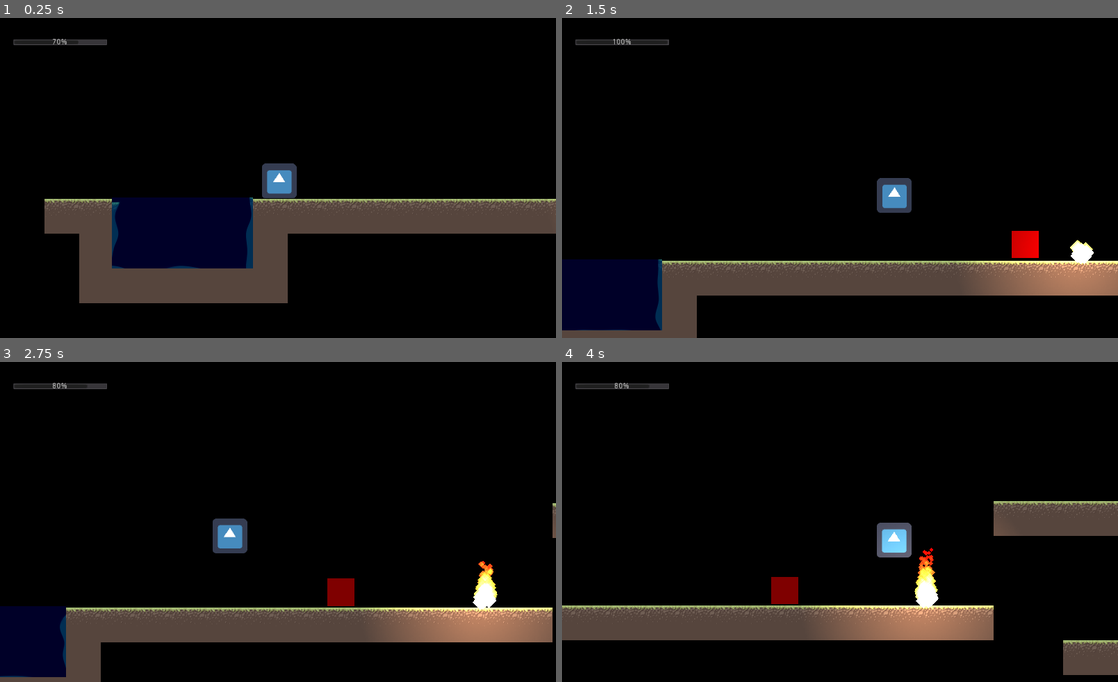
Above: before the commit, frames 1-4 (two rows, left to right).
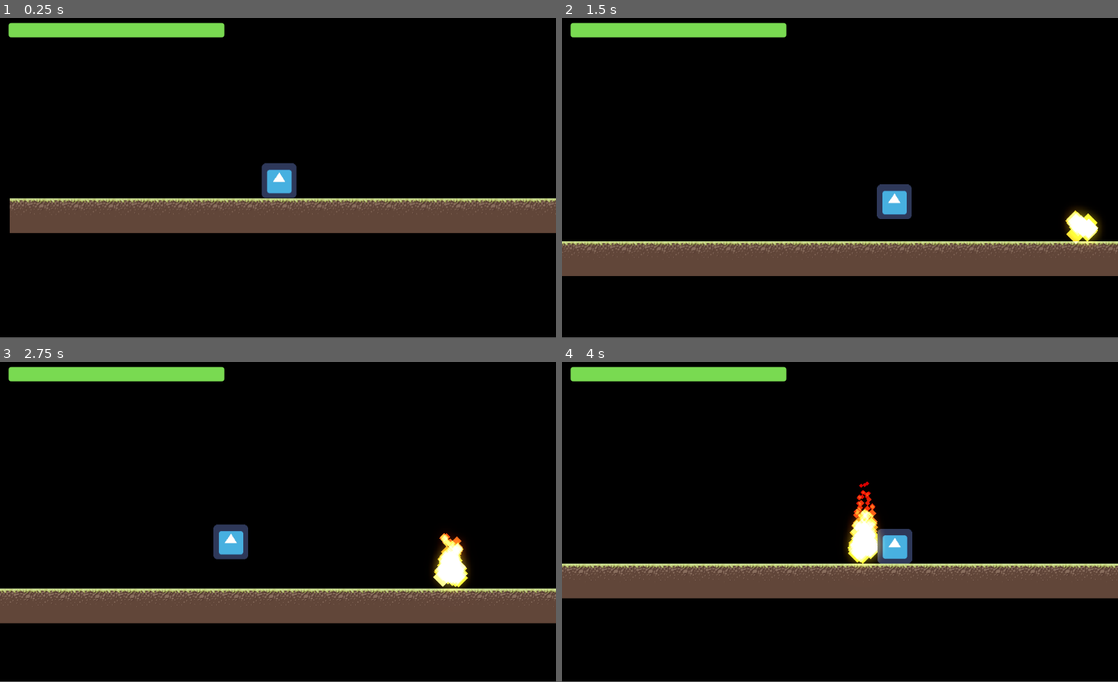
Above: after the commit, the same moments.

Repository: projectbulldog/deusvult
Game: Godot game, scene res://World.tscn
Same seed, same stepped clock (60 frames per second), same inputs: the game is played once before the commit and once after it. The engine's default icon, where the game draws it, is replaced by a stand-in: a white triangle on a blue panel in a dark square.
Inputs:
- Up to frame 1 (0.25 s): no input
- Up to frame 2 (1.5 s): hold Space 0.53-1.28 s; hold D from 0.53 s (still down); tap E at 1.35 s
- Up to frame 3 (2.75 s): tap Space at 1.52, 1.55, 1.82, 2.3 s; release D at 2.03 s; hold A from 2.03 s (still down); hold Q from 2.03 s (still down)
- Up to frame 4 (4 s): release A at 2.78 s; release Q at 2.78 s; hold D from 2.78 s (still down); tap Space at 2.85, 3.02, 3.32, 3.77, 3.8 s; hold E from 3.53 s (still down)
In our replay, the window is 800x469 before the commit and 800x468 after it. These sizes can differ from the game's own. Grey fills any space a smaller window leaves; there, only what the larger window draws over its background counts as a difference.

The runs differ from the first frame. In frame 1, 15% of the frame differs, in the area x 1-100%, y 1-90%; in frame 2, 22%; in frame 3, 21%; in frame 4, 27%, in the area x 0-100%, y 1-98%.

Commit message:
particles

Diff:
--- a/testprojekt/Interface.gd
+++ b/testprojekt/Interface.gd
@@ -1,5 +1,5 @@
 extends CanvasLayer
 
 func _on_StateManager_on_health_changed(health):
-	$Tween.interpolate_property($ProgressBar, "value", $ProgressBar.value, health, 0.5, Tween.TRANS_SINE, Tween.EASE_OUT)
+	$Tween.interpolate_property($ProgressBar, "value", $ProgressBar.value, health, 0.2, Tween.TRANS_SINE, Tween.EASE_OUT)
 	$Tween.start()
--- a/testprojekt/Scripts/Player.gd
+++ b/testprojekt/Scripts/Player.gd
@@ -2,6 +2,7 @@
 
 const GRAVITY = 981
 const WALK_SPEED = 400
+const JUMP_SPEED = -500
 
 var velocity = Vector2()
 
@@ -15,9 +16,8 @@
 		velocity.x = -WALK_SPEED
 	if Input.is_key_pressed(KEY_D):
 		velocity.x = WALK_SPEED
-
 	if (Input.is_key_pressed(KEY_SPACE) && is_on_floor()):
-		velocity.y = -550
+		velocity.y = JUMP_SPEED
 	if (is_on_ceiling()):
 		velocity.y = delta * GRAVITY
 
--- a/testprojekt/World.tscn
+++ b/testprojekt/World.tscn
@@ -5,38 +5,42 @@
 [ext_resource path="res://Sprites/icon.png" type="Texture" id=3]
 [ext_resource path="res://StateManager.gd" type="Script" id=4]
 [ext_resource path="res://tileset.tres" type="TileSet" id=5]
-[ext_resource path="res://Shaders/Water.shader" type="Shader" id=6]
-[ext_resource path="res://Sprites/Unbenannt.png" type="Texture" id=7]
-[ext_resource path="res://Scripts/Enemy.gd" type="Script" id=8]
-[ext_resource path="res://Sprites/spriteColor.png" type="Texture" id=9]
+[ext_resource path="res://Sprites/Unbenannt.png" type="Texture" id=6]
+[ext_resource path="res://Scripts/Enemy.gd" type="Script" id=7]
+[ext_resource path="res://Sprites/spriteColor.png" type="Texture" id=8]
+[ext_resource path="res://default_env.tres" type="Environment" id=9]
 
-[sub_resource type="CanvasItemMaterial" id=1]
+[sub_resource type="StyleBoxFlat" id=1]
+bg_color = Color( 0.478431, 0.858824, 0.321569, 1 )
+corner_radius_top_left = 5
+corner_radius_top_right = 5
+corner_radius_bottom_right = 5
+corner_radius_bottom_left = 5
 
-[sub_resource type="RectangleShape2D" id=2]
+[sub_resource type="StyleBoxEmpty" id=2]
+
+[sub_resource type="RectangleShape2D" id=4]
 extents = Vector2( 32, 32 )
 
-[sub_resource type="ShaderMaterial" id=3]
-shader = ExtResource( 6 )
-shader_param/tint = Color( 0.0509804, 0.384314, 0.627451, 1 )
+[sub_resource type="CanvasItemMaterial" id=13]
+blend_mode = 1
 
-[sub_resource type="ShaderMaterial" id=4]
+[sub_resource type="Gradient" id=6]
+offsets = PoolRealArray( 0, 0.573298, 1 )
+colors = PoolColorArray( 0.853516, 0.667695, 0.227592, 1, 0.810701, 0.39164, 0.164438, 1, 0.699219, 0, 0, 1 )
 
-[sub_resource type="Gradient" id=5]
-offsets = PoolRealArray( 0, 0.180921, 1 )
-colors = PoolColorArray( 1, 1, 1, 1, 0.853516, 0.667695, 0.227592, 1, 0.699219, 0, 0, 1 )
+[sub_resource type="GradientTexture" id=7]
+gradient = SubResource( 6 )
 
-[sub_resource type="GradientTexture" id=6]
-gradient = SubResource( 5 )
+[sub_resource type="Curve" id=8]
+_data = [ Vector2( 0, 1 ), 0.0, 0.0, 0, 0, Vector2( 1, 0.2096 ), 0.0, 0.0, 0, 0 ]
 
-[sub_resource type="Curve" id=7]
-_data = [ Vector2( 0, 0.7904 ), 0.0, 0.0, 0, 0, Vector2( 1, 0.2096 ), 0.0, 0.0, 0, 0 ]
+[sub_resource type="CurveTexture" id=9]
+curve = SubResource( 8 )
 
-[sub_resource type="CurveTexture" id=8]
-curve = SubResource( 7 )
-
-[sub_resource type="ParticlesMaterial" id=9]
+[sub_resource type="ParticlesMaterial" id=10]
 emission_shape = 2
-emission_box_extents = Vector3( 5, 10, 1 )
+emission_box_extents = Vector3( 10, 15, 1 )
 flag_disable_z = true
 spread = 0.0
 gravity = Vector3( 0, 0, 0 )
@@ -74,22 +78,24 @@
 script = ExtResource( 2 )
 
 [node name="ProgressBar" type="ProgressBar" parent="Player/Camera2D/Interface"]
-margin_left = 23.0001
-margin_top = 49.0001
-margin_right = 199.0
-margin_bottom = 63.0001
+margin_left = 16.0
+margin_top = 21.0
+margin_right = 413.0
+margin_bottom = 47.0
+custom_styles/fg = SubResource( 1 )
+custom_styles/bg = SubResource( 2 )
+custom_colors/font_color = Color( 0, 0, 0, 0 )
 
 [node name="Tween" type="Tween" parent="Player/Camera2D/Interface"]
 
 [node name="Sprite" type="Sprite" parent="Player"]
-material = SubResource( 1 )
 z_as_relative = false
 texture = ExtResource( 3 )
 
 [node name="CollisionShape2D" type="CollisionShape2D" parent="Player"]
 z_index = -1
 z_as_relative = false
-shape = SubResource( 2 )
+shape = SubResource( 4 )
 
 [node name="StateManager" type="Node" parent="Player"]
 script = ExtResource( 4 )
@@ -100,51 +106,48 @@
 tile_set = ExtResource( 5 )
 cell_clip_uv = true
 format = 1
-tile_data = PoolIntArray( 327699, 0, 0, 327700, 0, 0, 327701, 0, 0, 327702, 0, 0, 458778, 0, 0, 458779, 0, 0, 458780, 0, 0, 458781, 0, 0, 589823, 0, 0, 524288, 0, 0, 524293, 0, 0, 524294, 0, 0, 524295, 0, 0, 524296, 0, 0, 524297, 0, 0, 524298, 0, 0, 524299, 0, 0, 524300, 0, 0, 524301, 0, 0, 524302, 0, 0, 524303, 0, 0, 524304, 0, 0, 524305, 0, 0, 524306, 0, 0, 589824, 1, 0, 589829, 1, 0, 589845, 0, 0, 589846, 0, 0, 589847, 0, 0, 589848, 0, 0, 655360, 1, 0, 655361, 1, 0, 655362, 1, 0, 655363, 1, 0, 655364, 1, 0, 655365, 1, 0 )
-
-[node name="Water_Example" type="Sprite" parent="."]
-material = SubResource( 3 )
-position = Vector2( 190, 575 )
-scale = Vector2( 4.0625, 2.03125 )
-texture = ExtResource( 3 )
+tile_data = PoolIntArray( 589822, 0, 0, 589823, 0, 0, 524288, 0, 0, 524289, 0, 0, 524290, 0, 0, 524291, 0, 0, 524292, 0, 0, 524293, 0, 0, 524294, 0, 0, 524295, 0, 0, 524296, 0, 0, 524297, 0, 0, 524298, 0, 0, 524299, 0, 0, 524300, 0, 0, 524301, 0, 0, 524302, 0, 0, 524303, 0, 0, 524304, 0, 0, 524305, 0, 0, 524306, 0, 0, 524307, 0, 0, 524308, 0, 0, 524309, 0, 0, 524310, 0, 0, 524311, 0, 0, 524312, 0, 0, 524313, 0, 0, 524314, 0, 0, 524315, 0, 0, 524316, 0, 0, 524317, 0, 0, 524318, 0, 0, 524319, 0, 0, 524320, 0, 0, 524321, 0, 0, 524322, 0, 0, 524323, 0, 0, 524324, 0, 0 )
 
 [node name="Fire_Example" type="Particles2D" parent="."]
-material = SubResource( 4 )
-position = Vector2( 1092.35, 501.774 )
+material = SubResource( 13 )
+position = Vector2( 1092.35, 489.774 )
 rotation = -1.5708
 z_index = -2
 z_as_relative = false
-amount = 100
-lifetime = 2.0
-process_material = SubResource( 9 )
+amount = 90
+lifetime = 2.5
+process_material = SubResource( 10 )
 
 [node name="Light2D" type="Light2D" parent="Fire_Example"]
-texture = ExtResource( 7 )
-texture_scale = 2.0
+visible = false
+texture = ExtResource( 6 )
+texture_scale = 4.0
 color = Color( 0.960784, 0.705882, 0.478431, 1 )
-energy = 1.2
-
-[node name="CanvasModulate" type="CanvasModulate" parent="."]
+energy = 0.8
+shadow_enabled = true
+shadow_color = Color( 0.917647, 0.6, 0.6, 0 )
 
 [node name="ENEMY" type="KinematicBody2D" parent="."]
-position = Vector2( 1007.35, 436.285 )
+editor/display_folded = true
+position = Vector2( 2172.96, 480.175 )
 scale = Vector2( 0.5, 0.5 )
-script = ExtResource( 8 )
+script = ExtResource( 7 )
 
 [node name="Sprite" type="Sprite" parent="ENEMY"]
-texture = ExtResource( 9 )
+texture = ExtResource( 8 )
 
 [node name="Enemy_Box" type="CollisionShape2D" parent="ENEMY"]
 scale = Vector2( 5, 5 )
-shape = SubResource( 10 )
+shape = SubResource( 11 )
 
 [node name="Area2D" type="Area2D" parent="ENEMY"]
 
 [node name="Detection_Box" type="CollisionShape2D" parent="ENEMY/Area2D"]
 scale = Vector2( 2, 2 )
-shape = SubResource( 11 )
+shape = SubResource( 12 )
 
-[node name="Navigation2D" type="Navigation2D" parent="."]
+[node name="WorldEnvironment" type="WorldEnvironment" parent="."]
+environment = ExtResource( 9 )
 
 [connection signal="on_health_changed" from="Player/StateManager" to="Player/Camera2D/Interface" method="_on_StateManager_on_health_changed"]
 [connection signal="body_entered" from="ENEMY/Area2D" to="ENEMY" method="_on_Area2D_body_entered"]
--- a/testprojekt/default_env.tres
+++ b/testprojekt/default_env.tres
@@ -3,5 +3,10 @@
 [sub_resource type="ProceduralSky" id=1]
 
 [resource]
-background_mode = 2
+background_mode = 4
 background_sky = SubResource( 1 )
+tonemap_mode = 3
+glow_enabled = true
+glow_intensity = 0.6
+glow_strength = 0.5
+glow_blend_mode = 0
--- a/testprojekt/project.godot
+++ b/testprojekt/project.godot
@@ -22,8 +22,7 @@
 [display]
 
 window/vsync/use_vsync=false
-window/stretch/mode="2d"
-window/stretch/aspect="expand"
+window/stretch/aspect="keep"
 
 [rendering]
 
--- a/testprojekt/tileset.tres
+++ b/testprojekt/tileset.tres
@@ -6,6 +6,8 @@
 [sub_resource type="RectangleShape2D" id=1]
 
 [sub_resource type="NavigationPolygon" id=2]
+
+[sub_resource type="RectangleShape2D" id=3]
 
 [resource]
 0/name = "Sprite"
@@ -41,3 +43,45 @@
 "shape_transform": Transform2D( 3.2, 0, 0, 3.2, 32, 32 )
 } ]
 1/z_index = 0
+2/name = "dirt_block"
+2/texture = ExtResource( 2 )
+2/tex_offset = Vector2( 0, 0 )
+2/modulate = Color( 1, 1, 1, 1 )
+2/region = Rect2( 0, 0, 64, 64 )
+2/tile_mode = 0
+2/occluder_offset = Vector2( 32, 32 )
+2/navigation_offset = Vector2( 32, 32 )
+2/shapes = [ {
+"autotile_coord": Vector2( 0, 0 ),
+"one_way": false,
+"one_way_margin": 1.0,
+"shape": SubResource( 3 ),
+"shape_transform": Transform2D( 3.2, 0, 0, 3.2, 32, 32 )
+} ]
+2/z_index = 0
+3/name = "grass_block"
+3/texture = ExtResource( 1 )
+3/tex_offset = Vector2( 0, 0 )
+3/modulate = Color( 1, 1, 1, 1 )
+3/region = Rect2( 0, 0, 64, 64 )
+3/tile_mode = 0
+3/occluder_offset = Vector2( 32, 32 )
+3/navigation_offset = Vector2( 32, 32 )
+3/shapes = [ {
+"autotile_coord": Vector2( 0, 0 ),
+"one_way": false,
+"one_way_margin": 1.0,
+"shape": SubResource( 3 ),
+"shape_transform": Transform2D( 3.2, 0, 0, 3.2, 32, 32 )
+} ]
+3/z_index = 0
+4/name = "dirt_background"
+4/texture = ExtResource( 2 )
+4/tex_offset = Vector2( 0, 0 )
+4/modulate = Color( 0.298039, 0.227451, 0.227451, 1 )
+4/region = Rect2( 0, 0, 64, 64 )
+4/tile_mode = 0
+4/occluder_offset = Vector2( 32, 32 )
+4/navigation_offset = Vector2( 32, 32 )
+4/shapes = [  ]
+4/z_index = 0
--- a/testprojekt/tileset.tscn
+++ b/testprojekt/tileset.tscn
@@ -3,25 +3,30 @@
 [ext_resource path="res://Sprites/dirt.png" type="Texture" id=1]
 [ext_resource path="res://Sprites/grass.png" type="Texture" id=2]
 
-[sub_resource type="RectangleShape2D" id=1]
+[sub_resource type="RectangleShape2D" id=3]
 
 [node name="Node" type="Node"]
 
-[node name="Sprite2" type="Sprite" parent="."]
+[node name="dirt_block" type="Sprite" parent="."]
 position = Vector2( 102.123, 0 )
 texture = ExtResource( 1 )
 
-[node name="KinematicBody2D" type="StaticBody2D" parent="Sprite2"]
+[node name="KinematicBody2D" type="StaticBody2D" parent="dirt_block"]
 scale = Vector2( 3.2, 3.2 )
 
-[node name="CollisionShape2D" type="CollisionShape2D" parent="Sprite2/KinematicBody2D"]
-shape = SubResource( 1 )
+[node name="CollisionShape2D" type="CollisionShape2D" parent="dirt_block/KinematicBody2D"]
+shape = SubResource( 3 )
 
-[node name="Sprite" type="Sprite" parent="."]
+[node name="grass_block" type="Sprite" parent="."]
 texture = ExtResource( 2 )
 
-[node name="KinematicBody2D" type="StaticBody2D" parent="Sprite"]
+[node name="KinematicBody2D" type="StaticBody2D" parent="grass_block"]
 scale = Vector2( 3.2, 3.2 )
 
-[node name="CollisionShape2D" type="CollisionShape2D" parent="Sprite/KinematicBody2D"]
-shape = SubResource( 1 )
+[node name="CollisionShape2D" type="CollisionShape2D" parent="grass_block/KinematicBody2D"]
+shape = SubResource( 3 )
+
+[node name="dirt_background" type="Sprite" parent="."]
+modulate = Color( 0.298039, 0.227451, 0.227451, 1 )
+position = Vector2( -0.875961, 90.8088 )
+texture = ExtResource( 1 )
Binary file added: testprojekt/Sprites/TestLamp.png
Not shown, added: testprojekt/Sprites/TestLamp.png.import
Binary file added: testprojekt/Sprites/flare_7.png
Not shown, added: testprojekt/Sprites/flare_7.png.import
Binary file added: testprojekt/Sprites/star_1.png
Not shown, added: testprojekt/Sprites/star_1.png.import
Not shown: 1 places in testprojekt/World.tscn that only renumber resources
Not shown: 1 places in testprojekt/tileset.tres that only renumber resources
